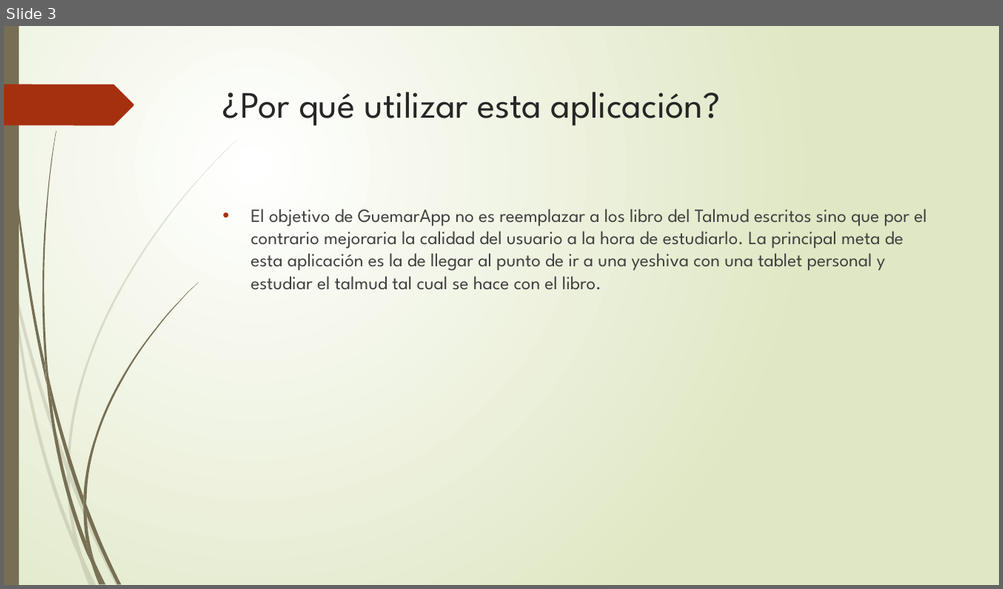
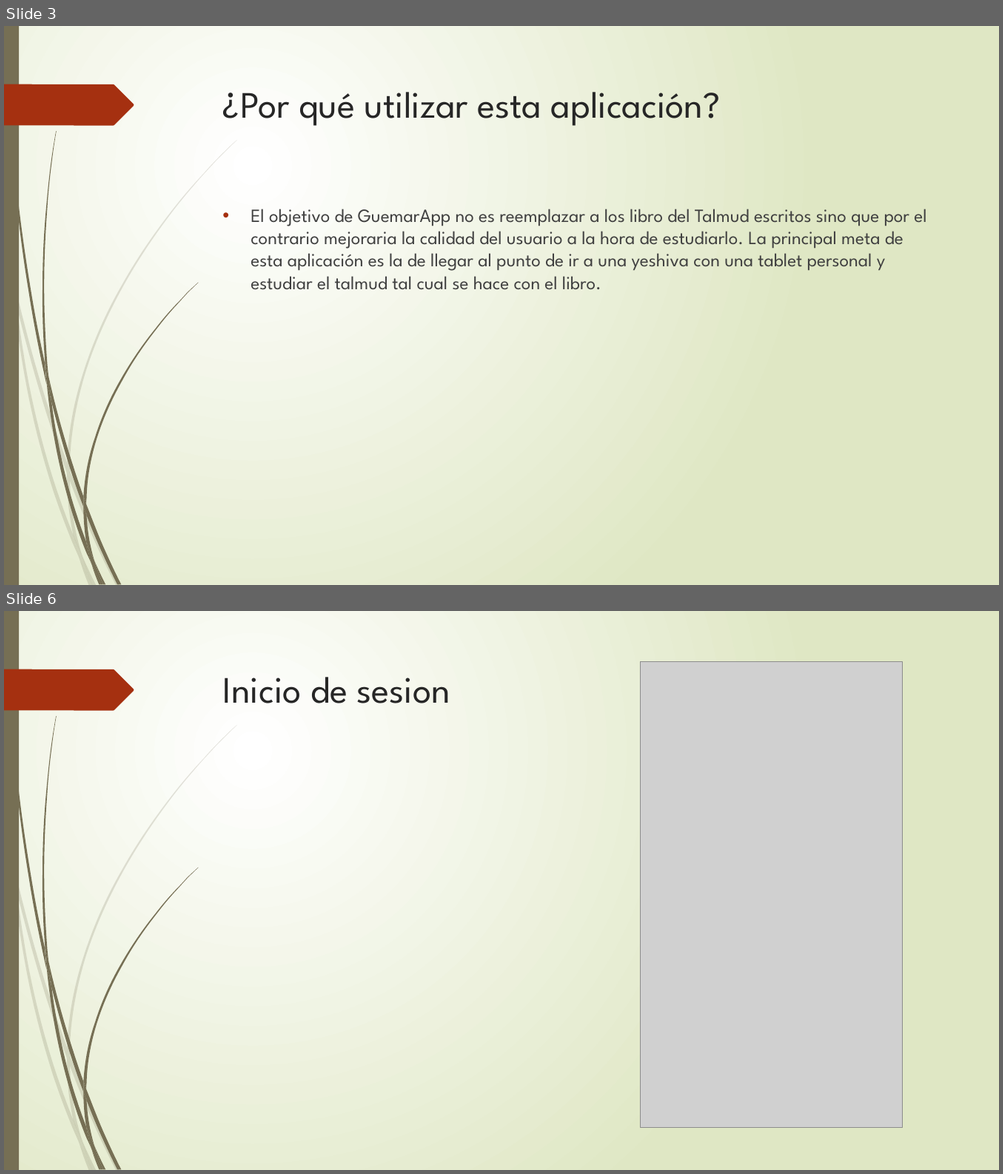
Before and after one commit to leopasca/Proyecto, a slide deck: Entrega Final Proyecto/Diseño/GuemarAPP presentacion.pptx. Shown one above the other, each under a label of ours: slide 3 before the commit, slides 3 and 6 after it; the slides between them are not shown. The pictures are 1003x589 and 1003x1174 pixels, drawn with LibreOffice and Linux fonts; fonts in the diff are those of the drawing; grey boxes stand for pictures. Boxes give left, top, right and bottom in pixels: in the first picture for what was removed or moved away, otherwise in the second. Text is boxed around its words. In the diff, an @@ line names an element or a change of style, - is before the commit and + after.

```diff
--- a/Entrega Final Proyecto/Diseño/GuemarAPP presentacion.pptx
+++ b/Entrega Final Proyecto/Diseño/GuemarAPP presentacion.pptx
@@ slide 6 added at (4,611,999,1170), background gradient #FFFFFF to #DFE8C4; not listed: 24 template elements that a slide beside it also shows @@
@@ title added at (223,677,450,703), 36 pt, text #262626 @@
+Inicio de sesion
@@ picture added at (640,662,902,1128) @@
```
Also in this commit, not shown: 2 other slides added.
